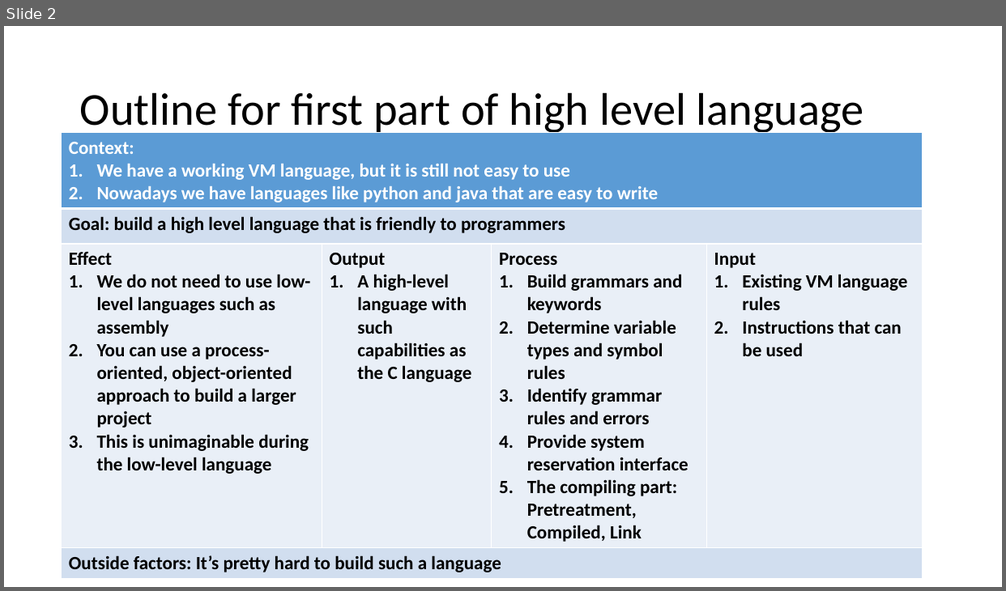
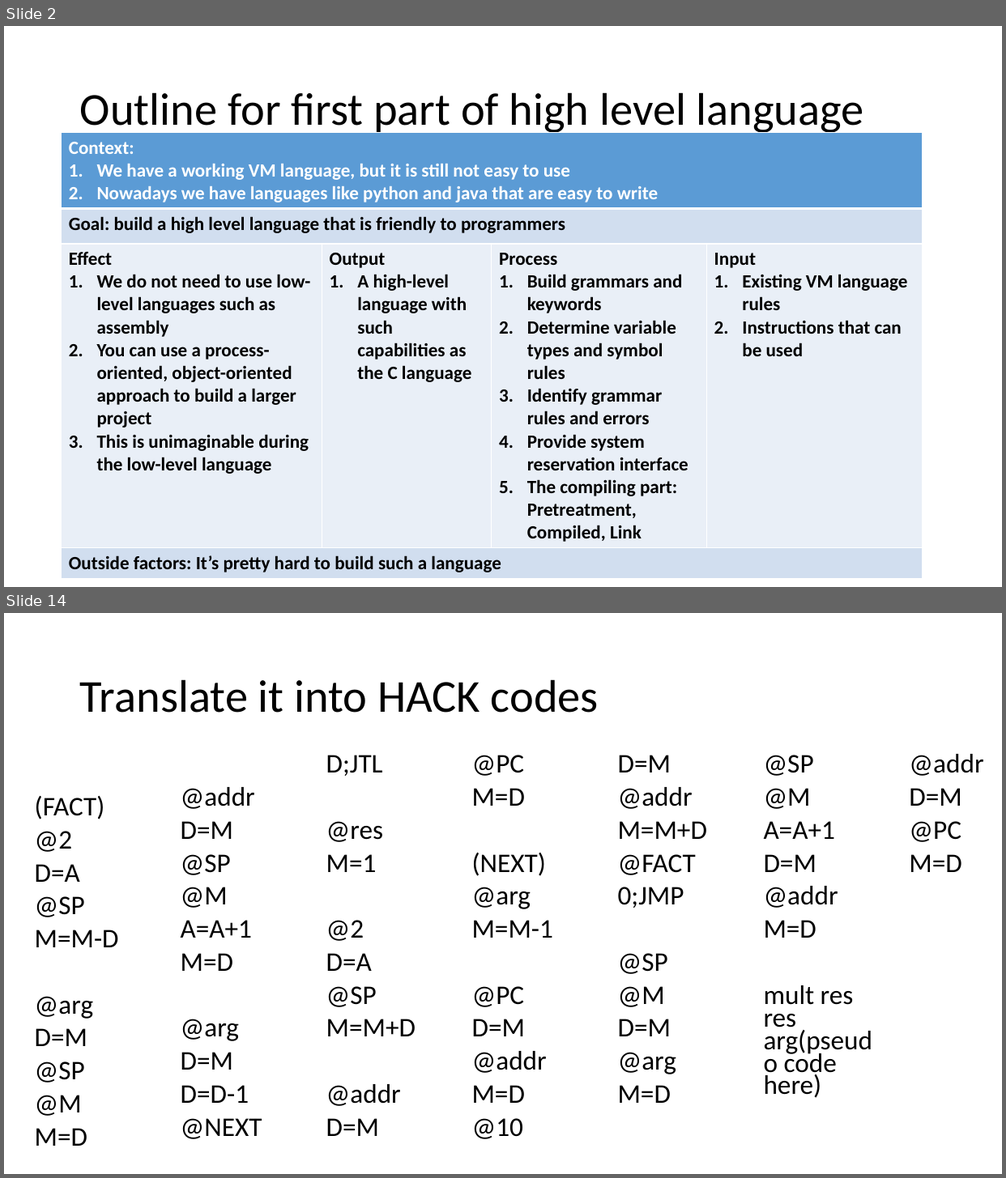
Before and after one commit to LouiValley/System-Design-in-Computational-Thinking-2018-Spring, a slide deck: team1/ppt/pre04.pptx. Shown one above the other, each under a label of ours: slide 2 before the commit, slides 2 and 14 after it; the slides between them are not shown. The pictures are 1006x591 and 1006x1178 pixels, drawn with LibreOffice and Linux fonts; fonts in the diff are those of the drawing. Boxes give left, top, right and bottom in pixels: in the first picture for what was removed or moved away, otherwise in the second. Text is boxed around its words. In the diff, an @@ line names an element or a change of style, - is before the commit and + after.

```diff
--- a/team1/ppt/pre04.pptx
+++ b/team1/ppt/pre04.pptx
@@ slide 14 added at [4,613,1002,1174], background #FFFFFF @@
@@ title added at [80,679,599,713], 44 pt, text #000000 @@
+Translate it into HACK codes
@@ text added at [35,754,983,1146], 25.9 pt, text #000000 @@
+(FACT)
+@2
+D=A
+@SP
+M=M-D
+@arg
+D=M
+@SP
+@M
+M=D
+@addr
+D=M
+@SP
+@M
+A=A+1
+M=D
+@arg
+D=M
+D=D-1
+@NEXT
+D;JTL
+@res
+M=1
+@2
+D=A
+@SP
+M=M+D
+@addr
+D=M
+@PC
+M=D
+(NEXT)
+@arg
+M=M-1
+@PC
+D=M
+@addr
+M=D
+@10
+D=M
+@addr
+M=M+D
+@FACT
+0;JMP
+@SP
+@M
+D=M
+@arg
+M=D
+@SP
+@M
+A=A+1
+D=M
+@addr
+M=D
+mult res res arg(pseudo code here)
+@addr
+D=M
+@PC
+M=D
```
Also in this commit, not shown: 12 other slides added, 1 slide removed.
